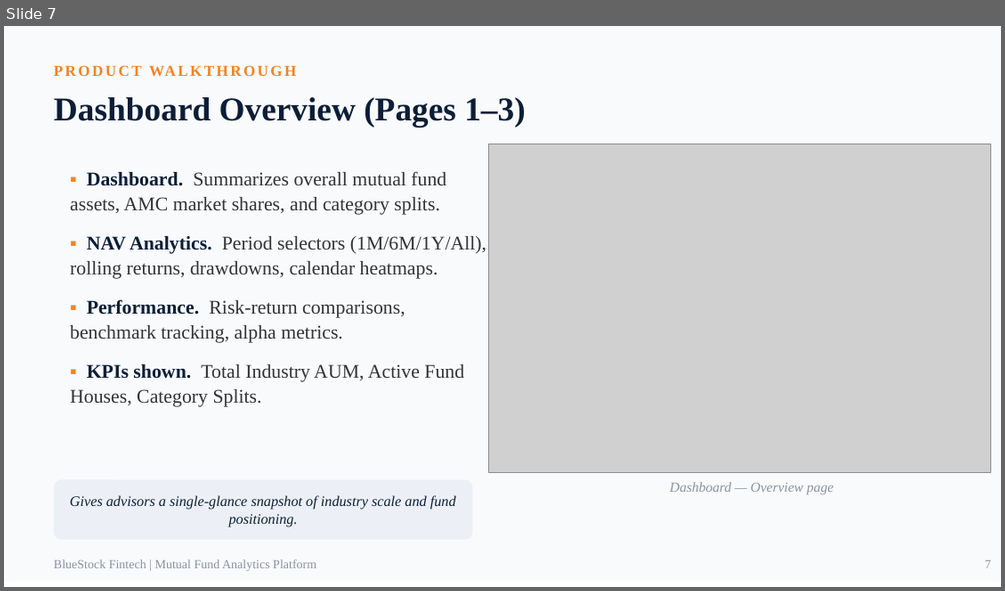
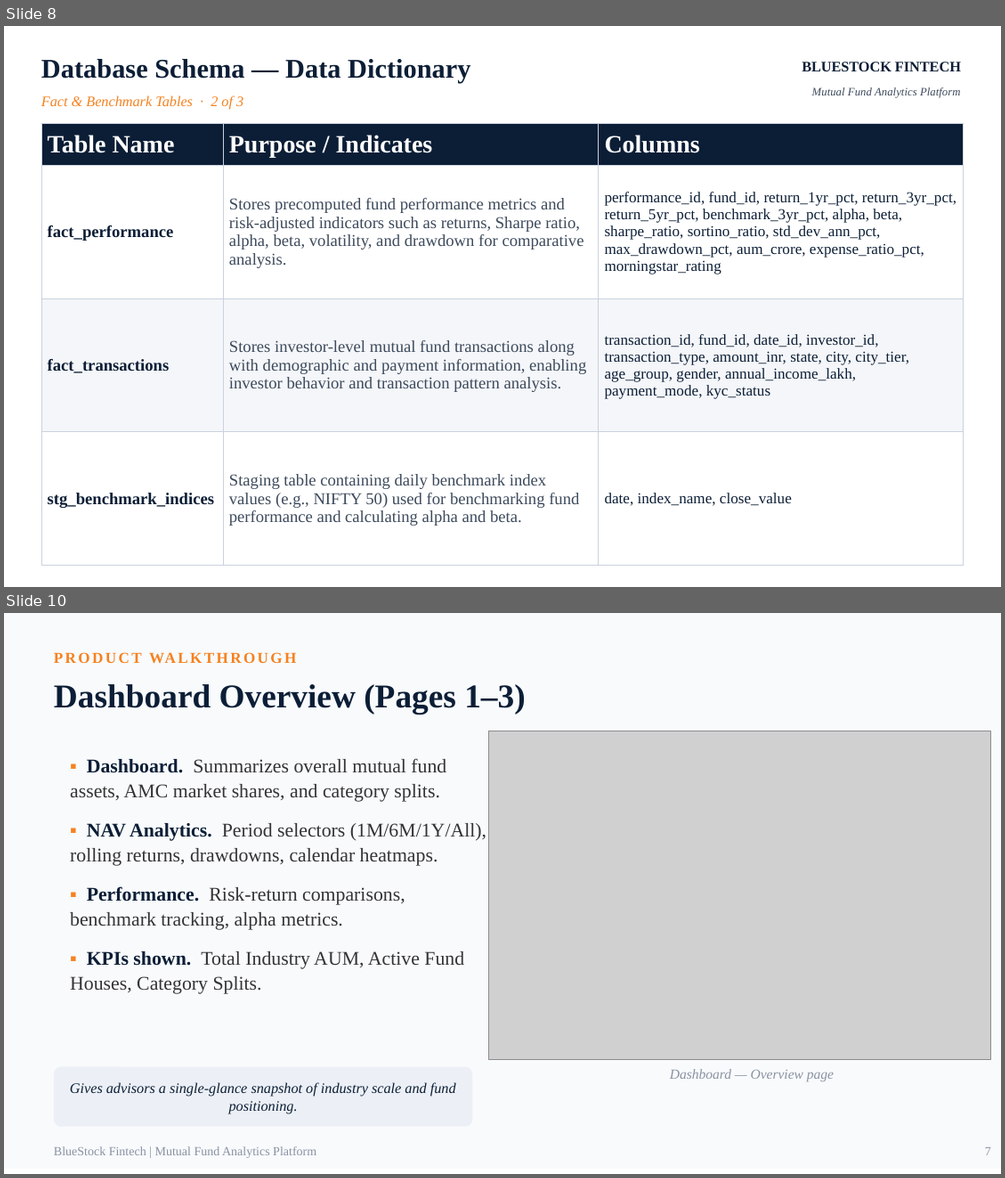
Before and after one commit to mohamadzuheer6-gif/MutualFundAnalytics, a slide deck: reports/presentation.pptx. Shown one above the other, each under a label of ours: slide 7 before the commit, slides 8 and 10 after it; the slides between them are not shown. The pictures are 1005x591 and 1005x1178 pixels, drawn with LibreOffice and Linux fonts; fonts in the diff are those of the drawing; grey boxes stand for pictures. Boxes give left, top, right and bottom in pixels: in the first picture for what was removed or moved away, otherwise in the second. Text is boxed around its words. In the diff, an @@ line names an element or a change of style, - is before the commit and + after.

```diff
--- a/reports/presentation.pptx
+++ b/reports/presentation.pptx
@@ slide 8 added at box(4, 26, 1001, 587), background #FFFFFF @@
@@ text added at box(41, 59, 470, 84), 19.5 pt, text #0C1E36, bold @@
+Database Schema — Data Dictionary
@@ text added at box(801, 62, 961, 71), 10.5 pt, text #0C1E36, bold @@
+BLUESTOCK FINTECH
@@ text added at box(41, 95, 243, 110), 10.5 pt, text #F58220, italic @@
+Fact & Benchmark Tables · 2 of 3
@@ text added at box(812, 87, 961, 98), 8.2 pt, text #3D4A5C, italic @@
+Mutual Fund Analytics Platform
@@ table added at box(42, 123, 963, 564), 4 rows, 3 columns @@
+Table Name | Purpose / Indicates | Columns
+fact_performance | Stores precomputed fund performance metrics and risk-adjusted indicators such as returns, Sharpe ratio, alpha, beta, volatility, and drawdown for comparative analysis. | performance_id, fund_id, return_1yr_pct, return_3yr_pct, return_5yr_pct, benchmark_3yr_pct, alpha, beta, sharpe_ratio, sortino_ratio, std_dev_ann_pct, max_drawdown_pct, aum_crore, expense_ratio_pct, morningstar_rating
+fact_transactions | Stores investor-level mutual fund transactions along with demographic and payment information, enabling investor behavior and transaction pattern analysis. | transaction_id, fund_id, date_id, investor_id, transaction_type, amount_inr, state, city, city_tier, age_group, gender, annual_income_lakh, payment_mode, kyc_status
+stg_benchmark_indices | Staging table containing daily benchmark index values (e.g., NIFTY 50) used for benchmarking fund performance and calculating alpha and beta. | date, index_name, close_value
@@ what was slide 7 is now slide 10 @@
```
Also in this commit, not shown: 1 slide changed, 2 other slides added, 1 other file.
